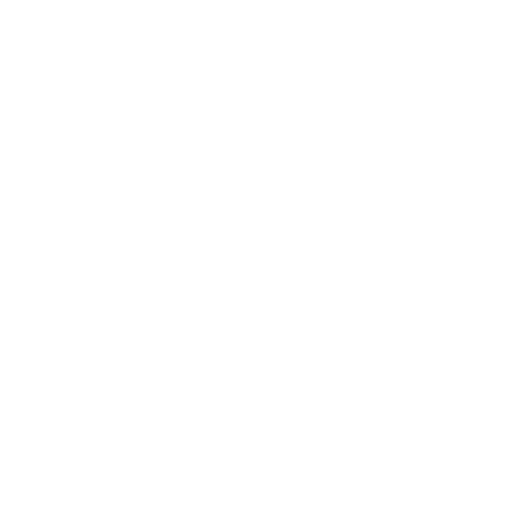
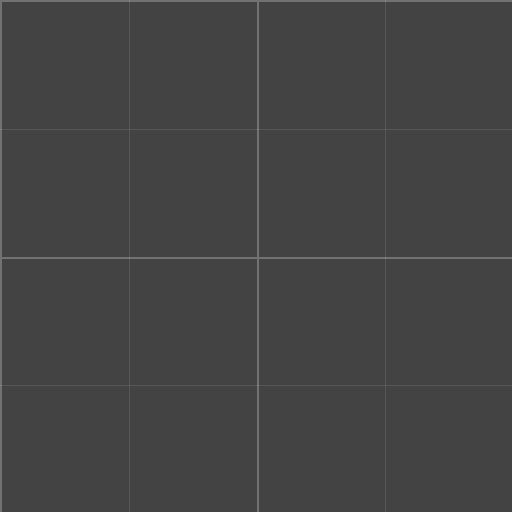
Layered file, before and after one edit (512 × 512). Changes by layer:
added group "Group 2" with 11 layers above "Group 1" over [0, 0, 512, 512]
added group "Group 4 copy" (10%) with 2 layers in group "Group 2" over [129, 0, 386, 512]
added layer "Shape 2 copy 2" (1st of 2, in "Group 2" › "Group 4 copy") in group "Group 4 copy" over [129, 0, 130, 512]
added layer "Shape 2 copy" (1st of 2, in "Group 2" › "Group 4 copy") in group "Group 4 copy" over [385, 0, 386, 512]
added group "Group 4" (10%) with 2 layers in group "Group 2" over [0, 129, 512, 386]
added layer "Shape 2 copy 2" (2nd of 2, in "Group 2" › "Group 4") in group "Group 4" over [0, 385, 512, 386]
added layer "Shape 2 copy" (2nd of 2, in "Group 2" › "Group 4") in group "Group 4" over [0, 129, 512, 130]
added group "Group 3" (25%) with 4 layers in group "Group 2" over [0, 0, 512, 512]
added layer "Shape 2 copy 3" in group "Group 3" over [0, 0, 512, 2]
added layer "Shape 2" in group "Group 3" over [0, 257, 512, 259]
added layer "Shape 1 copy" in group "Group 3" over [0, 0, 2, 512]
added layer "Shape 1" in group "Group 3" over [257, 0, 259, 512]
moved "Color Fill 1 copy" into group "Group 1" over [0, 0, 512, 512]
moved "Color Fill 1" into group "Group 1" over [0, 0, 512, 512]
moved "Layer 1" into group "Group 1" over [224, 224, 288, 288]
moved "Background copy" into group "Group 1" over [224, 224, 288, 288]
added layer "Color Fill 2" above "Background" over [0, 0, 512, 512]
painted on "Background" over [0, 0, 512, 512]
